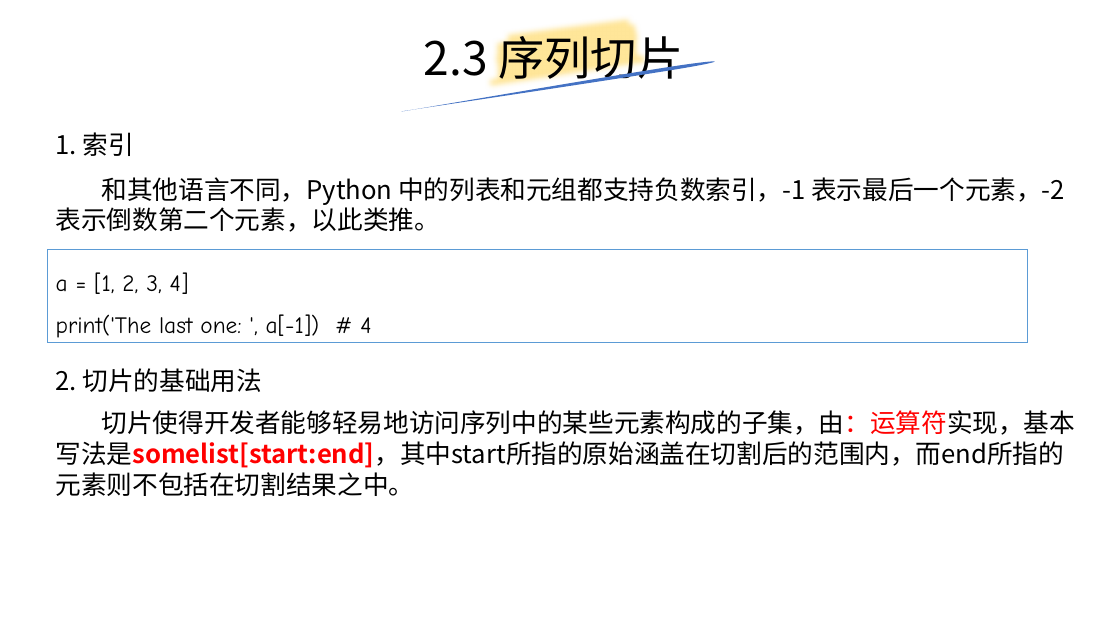
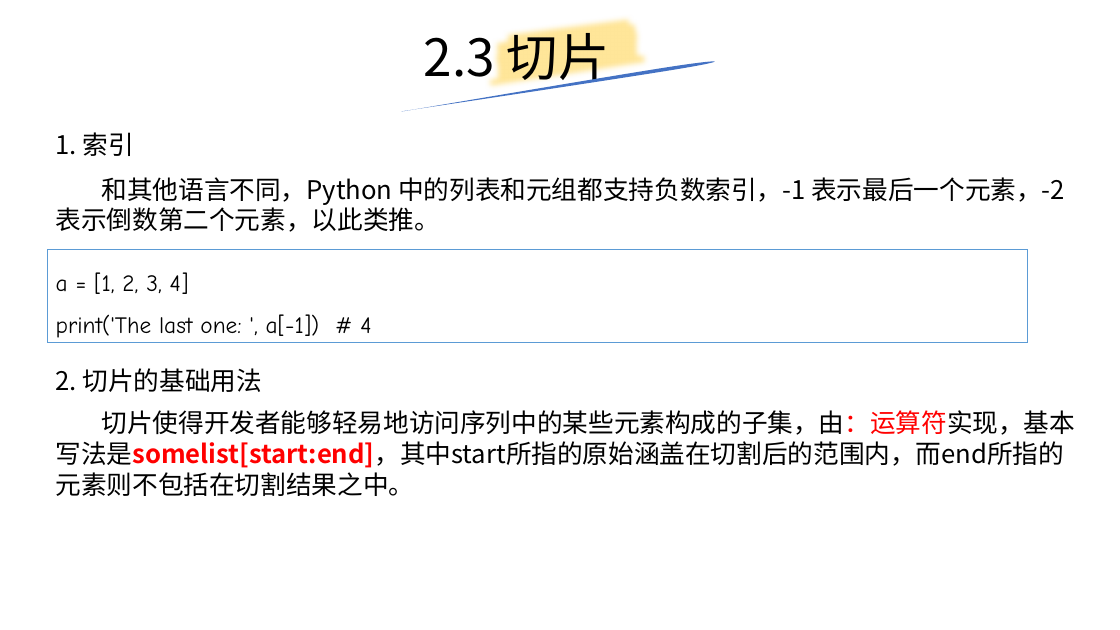
Before and after one commit to yiwenliu/CorePython, a slide deck: slide 6 of PPT/CorePython.pptx. Drawn at 1120x630 pixels with LibreOffice and Linux fonts; fonts in the diff are those of the drawing. Boxes give left, top, right and bottom in pixels: in the first picture for what was removed or moved away, otherwise in the second. Text is boxed around its words. In the diff, an @@ line names an element or a change of style, - is before the commit and + after.

```diff
--- a/PPT/CorePython.pptx
+++ b/PPT/CorePython.pptx
@@ title at [424,24,610,89]: text changed; size 39.6 to 44 pt @@
-2.3 序列切片
+2.3 切片
```
Also in this commit, not shown: 2 other slides changed, 4 slides added, 3 slides removed, 6 other files.
